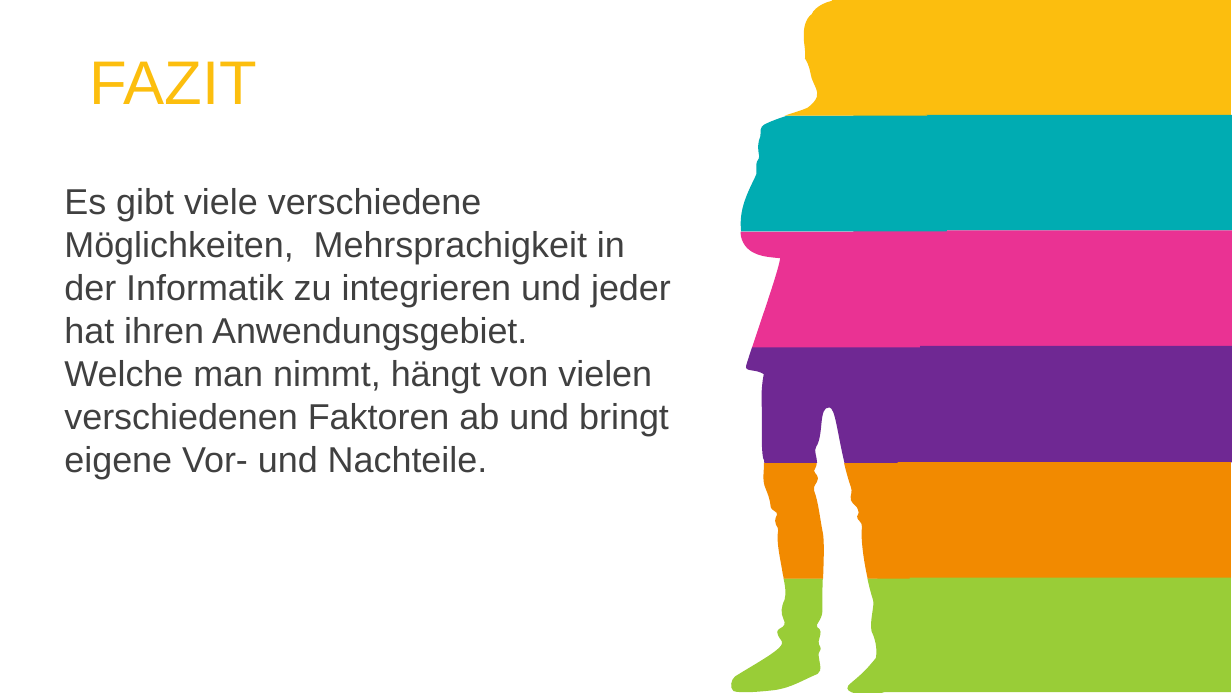
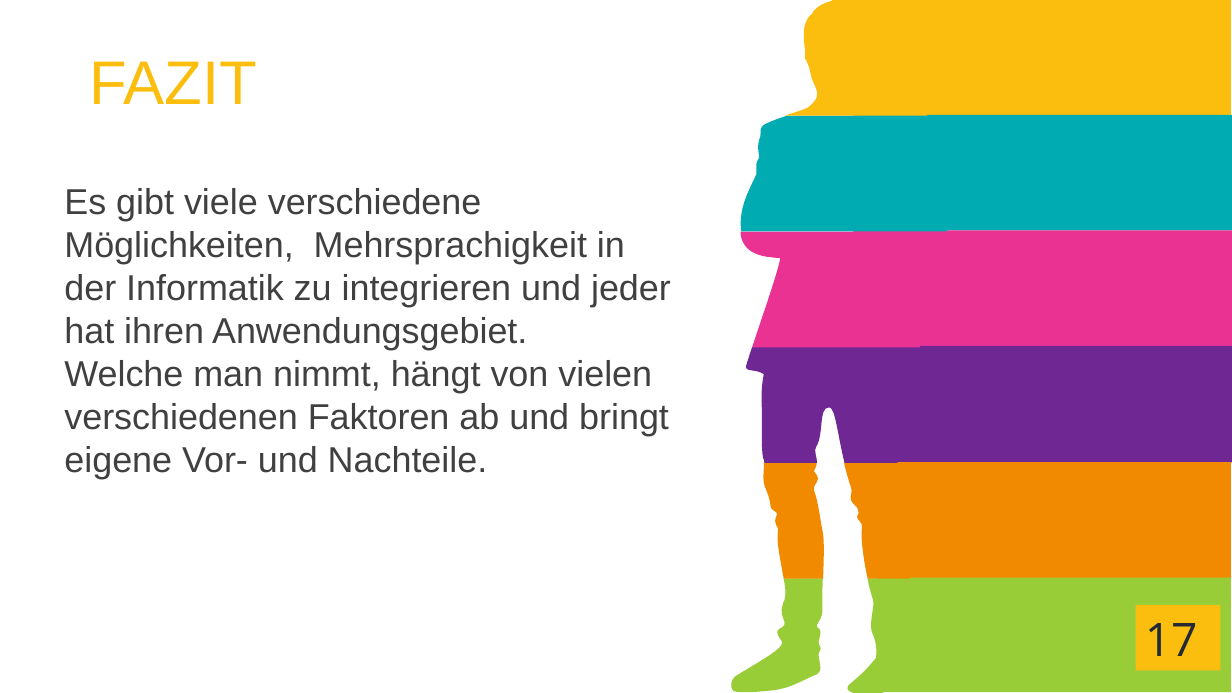
Before and after one commit to Eyssamsh/gui, a slide deck: slide 19 of guiProjekt/downloads/Final Präsentation Mehrsprachigkeit.pptx. Drawn at 1232x693 pixels with LibreOffice and Linux fonts; fonts in the diff are those of the drawing. Boxes give left, top, right and bottom in pixels: in the first picture for what was removed or moved away, otherwise in the second. Text is boxed around its words. In the diff, an @@ line names an element or a change of style, - is before the commit and + after.

```diff
--- a/guiProjekt/downloads/Final Präsentation Mehrsprachigkeit.pptx
+++ b/guiProjekt/downloads/Final Präsentation Mehrsprachigkeit.pptx
@@ rectangle added at (1136,605,1221,671), fill #FCBE0E, 36 pt, text #222A35 @@
+17
```
Also in this commit, not shown: 16 other slides changed.
